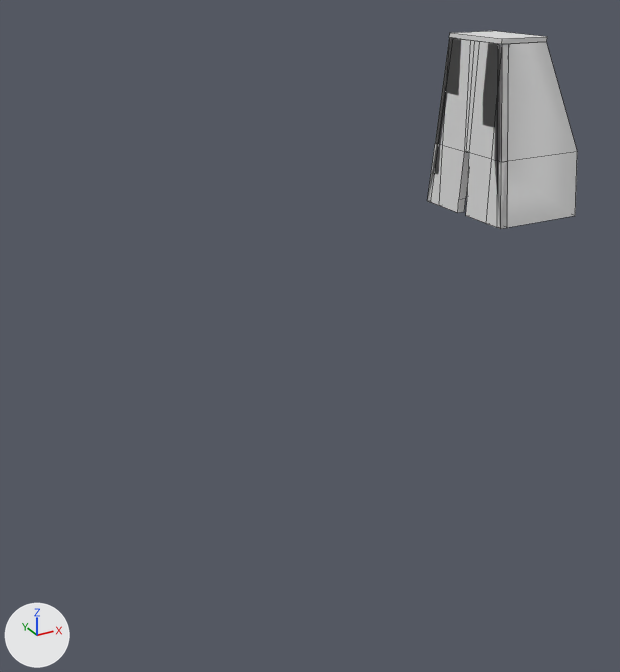
An edit to the FBX model Assets/Models/Blockout/SM_Lookout.fbx, drawn before and after from the same camera.
One viewpoint serves both versions: a 50 mm camera at (75.0, 52.4, 52.3) aimed at (119.5, 133.3, 11.8). Every picture has the same lights, and +X, +Y and +Z are marked at lower left. Mesh edges are drawn as thin lines. Where no turn or scale is listed for an object, it has been applied to the vertices.

Names of what the first picture shows: 'P_Lookout03'.
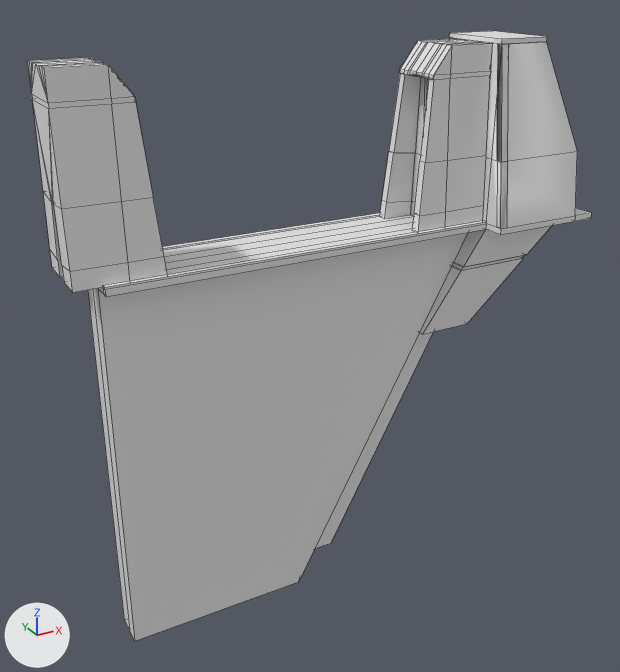
Where the newer file only moved an object's origin or applied its transform, the numbers keep the older frame.

Scene script edits in JSON lines:
```json
{"block": "me_plane_145", "where": "me_plane_145.from_pydata(...)  # 79 vertices, 80 faces; spans x 0.0..11.5, y -7.0..7.0, z -19.8..0.5"}
{"block": "me_plane_145", "where": "# used by ob_p_lookout03; location = (139.5, 131.8, 43.9)"}
{"block": "me_plane_145", "change": "me_plane_145 part 1: its shading normals changed"}
{"op": "add", "block": "me_cube_001", "code": ["me_cube_001 = bpy.data.meshes.new('Cube.001')", "me_cube_001.from_pydata(...)  # 232 vertices, 226 faces; spans x -23.9..23.9, y -3.9..3.9, z -11.3..8.4", "me_cube_001.materials.append(mat_lit)  # white #e7e7e7"]}
{"op": "add", "block": "me_plane_029", "code": ["me_plane_029 = bpy.data.meshes.new('Plane.029')", "me_plane_029.from_pydata(...)  # 44 vertices, 42 faces; spans x -13.8..7.0, y -7.0..7.0, z -13.3..0.0", "me_plane_029.materials.append(mat_lit)  # white #e7e7e7"]}
{"op": "add", "block": "me_plane_030", "code": ["me_plane_030 = bpy.data.meshes.new('Plane.030')", "me_plane_030.from_pydata(...)  # 54 vertices, 52 faces; spans x -13.9..32.7, y -4.6..4.6, z -44.3..0.2", "me_plane_030.materials.append(mat_lit)  # white #e7e7e7"]}
{"op": "add", "block": "ob_p_doorway02_001", "code": ["ob_p_doorway02_001 = bpy.data.objects.new('P_Doorway02.001', me_cube_001)", "ob_p_doorway02_001.location = (115.6, 131.8, 35.5)"]}
{"op": "add", "block": "ob_p_lookout02_001", "code": ["ob_p_lookout02_001 = bpy.data.objects.new('P_Lookout02.001', me_plane_029)", "ob_p_lookout02_001.location = (146.6, 131.8, 24.2)"]}
{"op": "add", "block": "ob_p_lookout01_001", "code": ["ob_p_lookout01_001 = bpy.data.objects.new('P_Lookout01.001', me_plane_030)", "ob_p_lookout01_001.location = (108.4, 131.8, 24.2)"]}
```

What differs and where, as boxes [x1, y1, x2, y2] in the pictures (620 x 672 px):
```json
{"object": "P_Lookout01.001", "change": "added", "after": [88, 213, 486, 641]}
{"object": "P_Doorway02.001", "change": "added", "after": [28, 39, 493, 292]}
{"object": "P_Lookout03", "change": "shading changed", "before": [427, 32, 576, 229], "after": [427, 32, 576, 229]}
{"object": "P_Lookout02.001", "change": "added", "after": [420, 208, 591, 334]}
```
